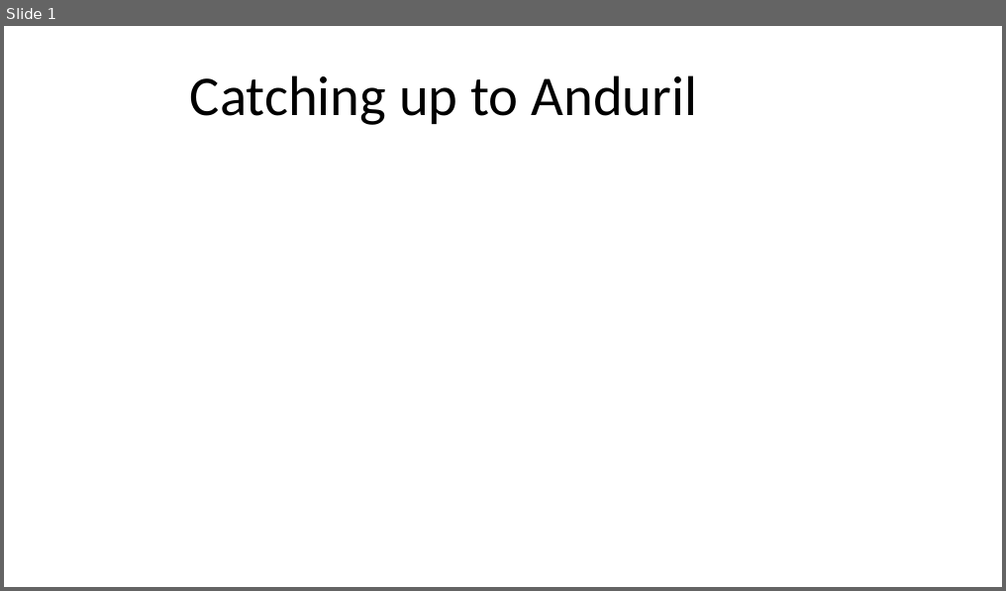
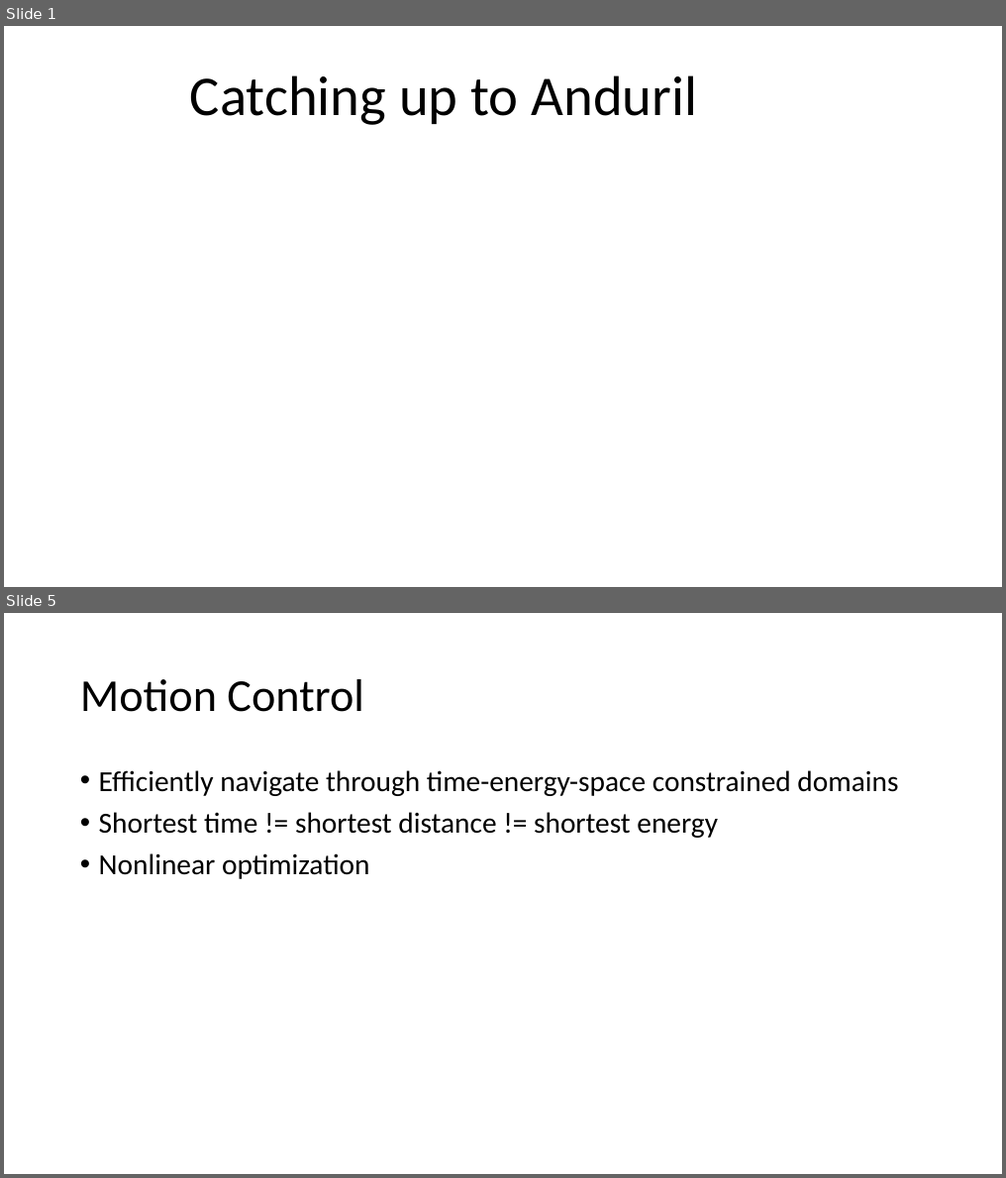
Before and after one commit to akshaygulabrao/flappybird-monorepo, a slide deck: Slides.pptx. Shown one above the other, each under a label of ours: slide 1 before the commit, slides 1 and 5 after it; the slides between them are not shown. The pictures are 1006x591 and 1006x1178 pixels, drawn with LibreOffice and Linux fonts; fonts in the diff are those of the drawing. Boxes give left, top, right and bottom in pixels: in the first picture for what was removed or moved away, otherwise in the second. Text is boxed around its words. In the diff, an @@ line names an element or a change of style, - is before the commit and + after.

```diff
--- a/Slides.pptx
+++ b/Slides.pptx
@@ slide 5 added at (4,613,1002,1174), background #FFFFFF @@
@@ title added at (80,679,364,712), 44 pt, text #000000 @@
+Motion Control
@@ text added at (99,770,898,879), 28 pt, text #000000 @@
+• Efficiently navigate through time-energy-space constrained domains
+• Shortest time != shortest distance != shortest energy
+• Nonlinear optimization
```
Also in this commit, not shown: 7 slides changed, 4 other slides added, 2 slides removed, 2 other files.
